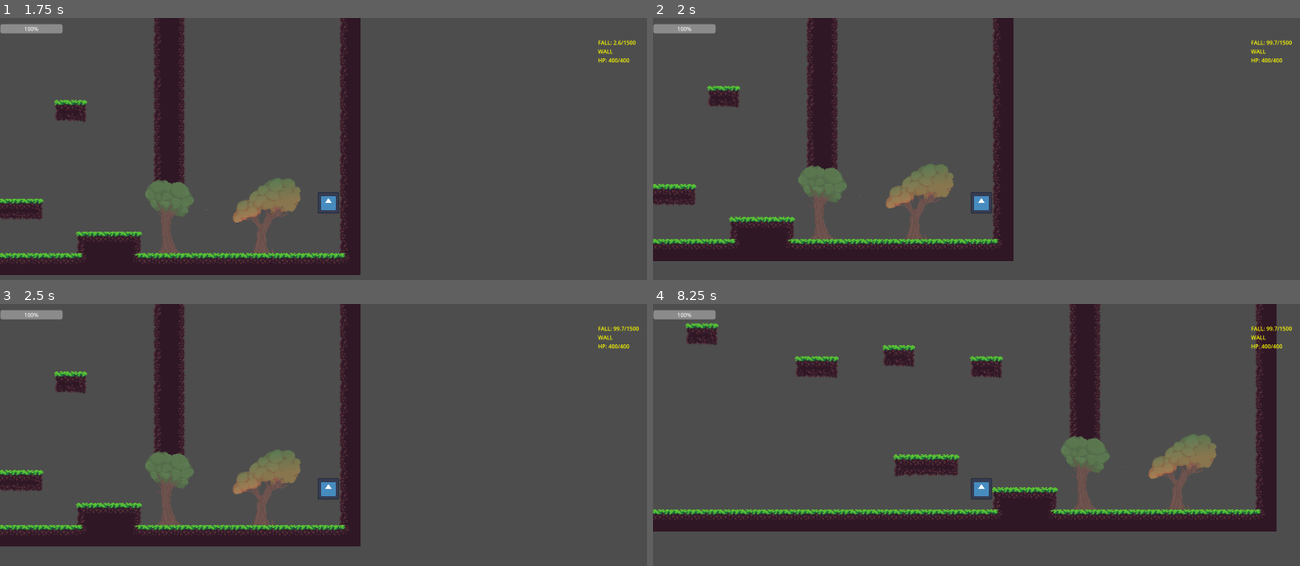
Above: before the commit, frames 1-4 (two rows, left to right).
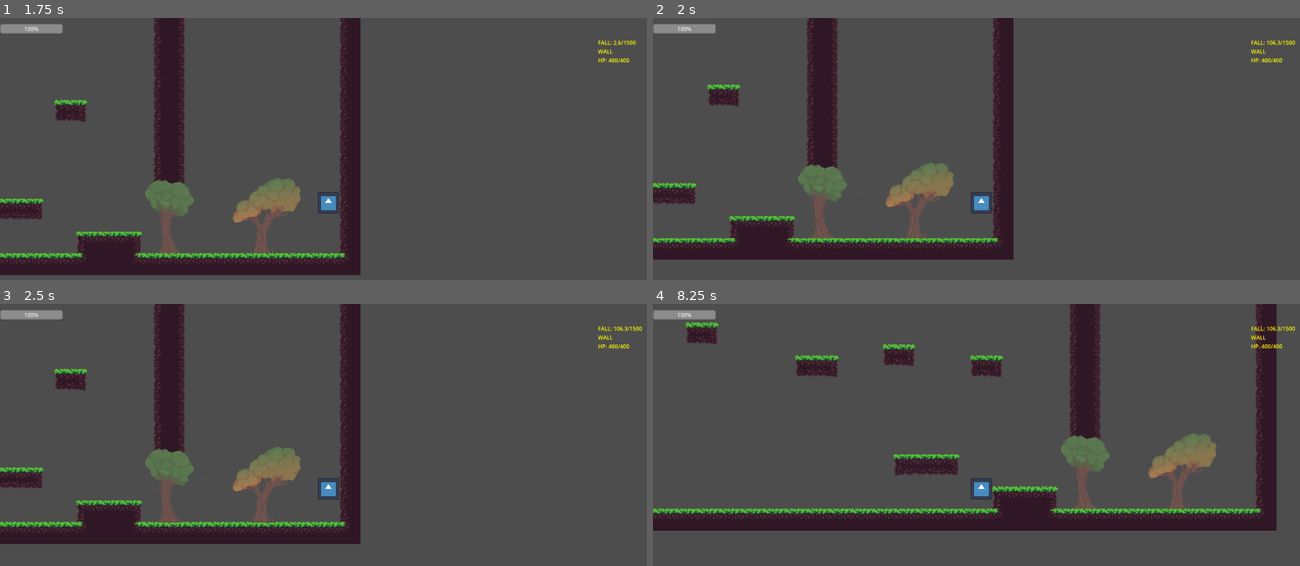
Above: after the commit, the same moments.

Repository: Verntit/level2
Game: Godot game, scene res://menu/main_menu.tscn
Two runs of this game, one before a commit and one after it. Both use one fixed random seed, a clock stepped at 60 frames per second and the inputs below. The engine's default icon, where the game draws it, is replaced by a stand-in: a white triangle on a blue panel in a dark square.
Inputs (mouse positions are in pixels of both pictures, inside the frame that each line leads up to):
- Up to frame 1 (1.75 s): click "Play" at 0.5 s; tap Enter at 1.25 s; move the mouse to (472, 183) at 1.27 s; hold Right (RIGHT) from 1.28 s (still down); tap Shift (DASH) at 1.35 s; click (472, 183) at 1.42 s; tap Up (JUMP) at 1.52 s
- Up to frame 2 (2 s): keep holding Right (RIGHT)
- Up to frame 3 (2.5 s): keep holding Right (RIGHT); move the mouse to (194, 508) at 2.02 s; tap T at 2.1 s; tap Up (JUMP) at 2.27 s
- Up to frame 4 (8.25 s): move the mouse to (1047, 406) at 2.77 s; release Right (RIGHT) at 2.78 s; hold Left (LEFT) 2.78-3.53 s; tap Shift (DASH) every 1.5 s from 2.85 to 7.35 s; move the mouse to (950, 563) at 3.52 s; hold Right (RIGHT) 3.53-5.03 s; tap T every 1.5 s from 3.6 to 8.1 s; click (950, 563) at 3.67 s; tap Up (JUMP) at 3.77, 4.52, 5.27, 6.77, 7.52 s; move the mouse to (1177, 545) at 4.27 s; move the mouse to (782, 432) at 5.02 s; hold Left (LEFT) 5.03-5.78 s; move the mouse to (1015, 490) at 5.77 s; hold Right (RIGHT) 5.78-6.53 s; click (1015, 490) at 5.92 s; move the mouse to (885, 395) at 6.52 s; hold Left (LEFT) 6.53-8.03 s; move the mouse to (1125, 469) at 7.27 s; move the mouse to (847, 508) at 8.02 s; hold Right (RIGHT) from 8.03 s (still down); click (847, 508) at 8.17 s

Frame 1 is identical in both runs. In frame 2, 2.2% of the frame differs, in the area x 0-100%, y 0-93%; in frame 3, 3.7%; in frame 4, 2.5%.

Commit message:
continued to change a few numbers for better gameplay

Diff:
--- a/SCRIPT/PLAYER.gd
+++ b/SCRIPT/PLAYER.gd
@@ -38,7 +38,7 @@
 
 #wall slides/jumps and double jumps
 @export var wall_jump_force = -400
-@export var wall_slide_speed = 5000
+@export var wall_slide_speed = 5400
 var is_wall_sliding = false
 var can_wall_jump = false
 var double_jump_available = true
